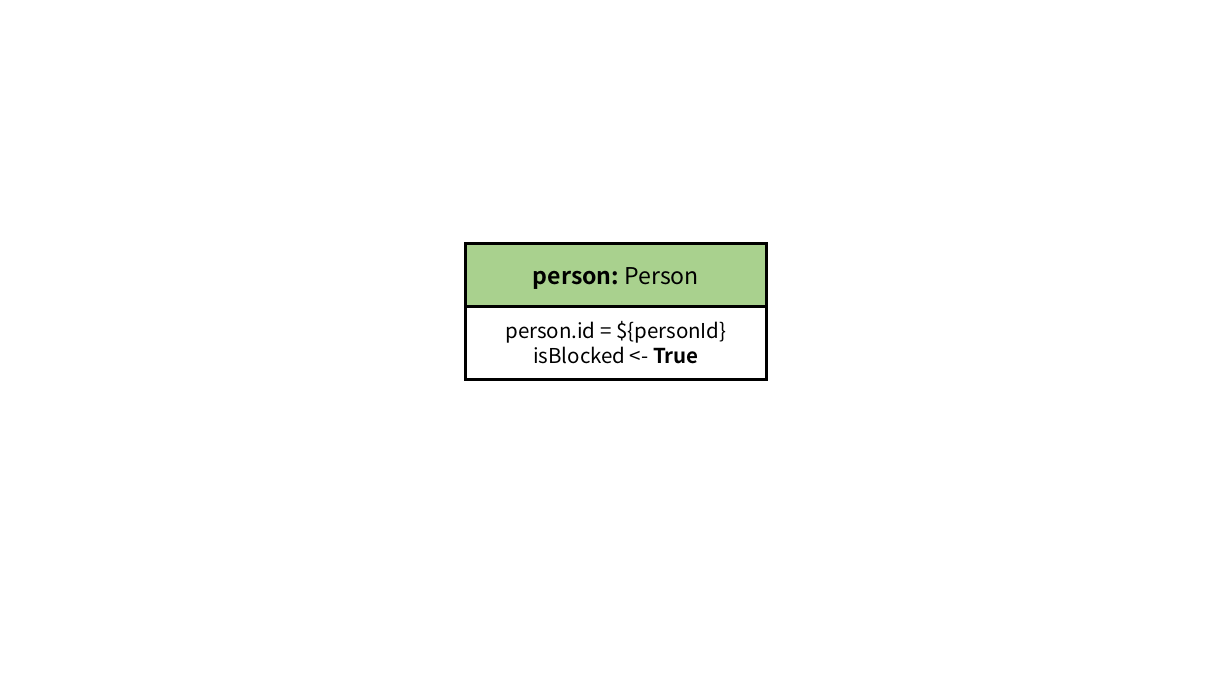
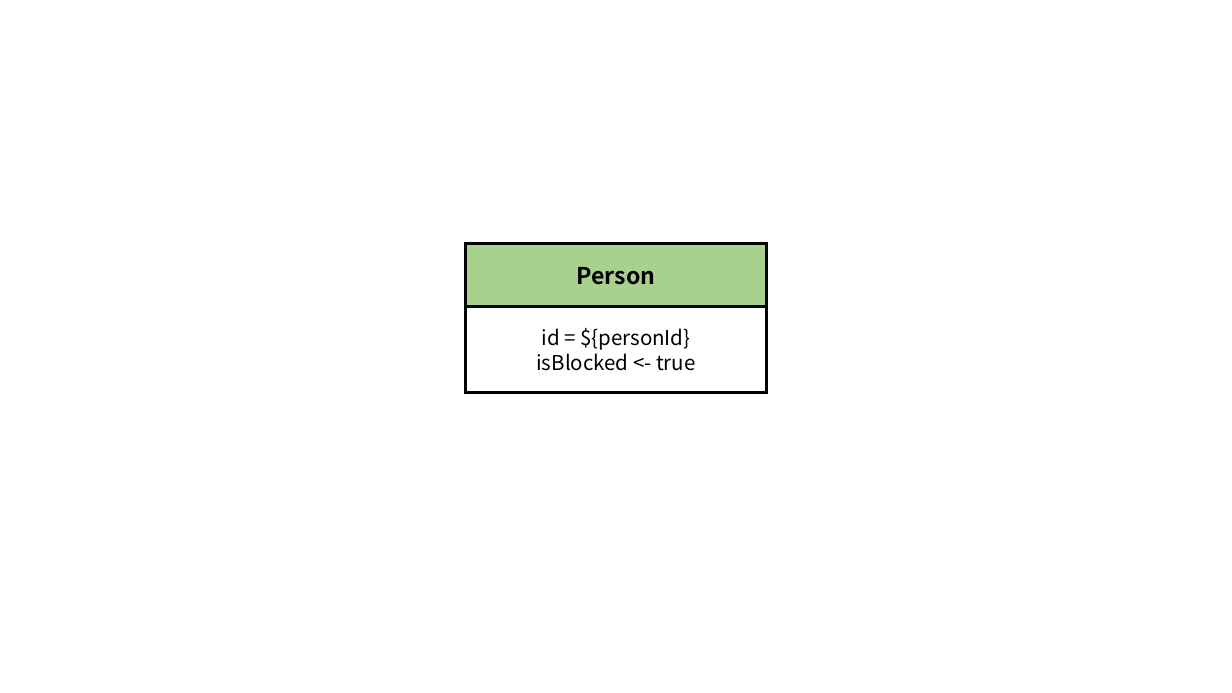
Before and after one commit to ldbc/ldbc_finbench_docs, a slide deck: slide 19 of patterns/transaction-write.pptx (slide 11 before the commit). Drawn at 1232x693 pixels with LibreOffice and Linux fonts; fonts in the diff are those of the drawing. Boxes give left, top, right and bottom in pixels: in the first picture for what was removed or moved away, otherwise in the second. Text is boxed around its words. In the diff, an @@ line names an element or a change of style, - is before the commit and + after.

```diff
--- a/patterns/transaction-write.pptx
+++ b/patterns/transaction-write.pptx
@@ text in rectangle at (577,267,656,285): text changed @@
-person: Person
+Person
@@ rectangle "id = ${personId}": place and size @@
-rectangle "id = ${personId}" at (466,307,767,380)
+rectangle "id = ${personId}" at (466,307,767,393)
@@ text in rectangle at (536,328,695,371): text changed @@
-person.id = ${personId}
-isBlocked <- True
+id = ${personId}
+isBlocked <- true
```
Also in this commit, not shown: 12 other slides changed, 6 slides added, 42 other files.
